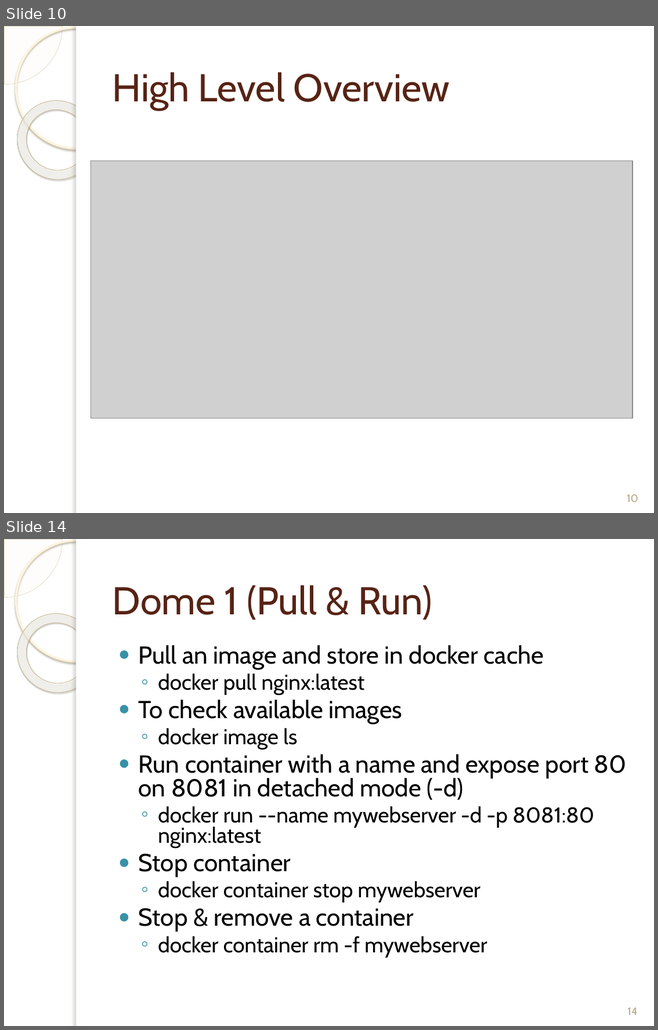
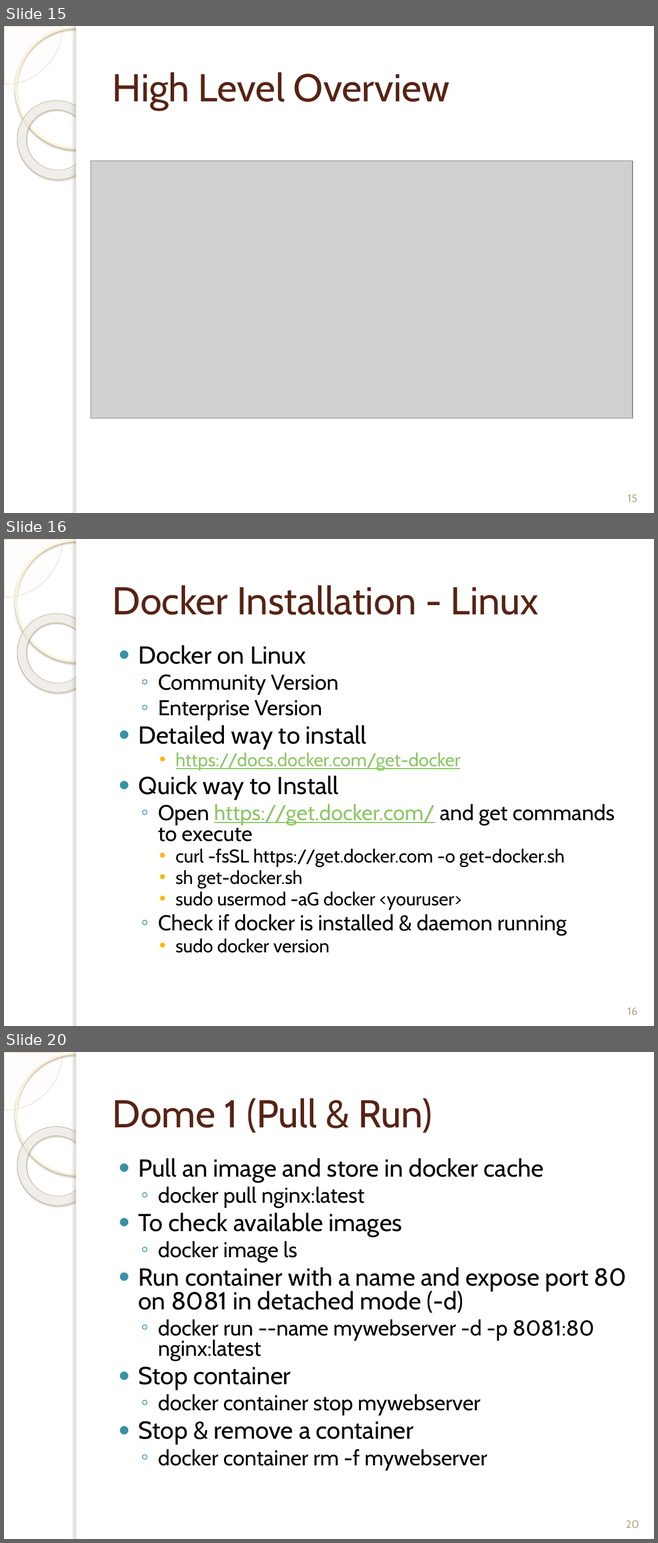
Before and after one commit to bilalshahzad139/first-step-towards-professional-career, a slide deck: Docker/Intro_to_Docker_Bilal_Shahzad.pptx. Shown one above the other, each under a label of ours: slides 10 and 14 before the commit, slides 15, 16 and 20 after it; the slides between them are not shown. The pictures are 658x1030 and 658x1543 pixels, drawn with LibreOffice and Linux fonts; fonts in the diff are those of the drawing; grey boxes stand for pictures; background and template pictures are left out. Boxes give left, top, right and bottom in pixels: in the first picture for what was removed or moved away, otherwise in the second. Text is boxed around its words. In the diff, an @@ line names an element or a change of style, - is before the commit and + after.

```diff
--- a/Docker/Intro_to_Docker_Bilal_Shahzad.pptx
+++ b/Docker/Intro_to_Docker_Bilal_Shahzad.pptx
@@ slide 16 added at box(4, 539, 654, 1026), background picture (left out); not listed: 5 template elements that a slide beside it also shows @@
@@ title added at box(112, 585, 539, 615), 43 pt, text #572314 @@
+Docker Installation - Linux
@@ text added at box(139, 645, 614, 953), 20.4 pt, text #000000 @@
+● Docker on Linux
+  ◦ Community Version
+  ◦ Enterprise Version
+● Detailed way to install
+    • https://docs.docker.com/get-docker
+● Quick way to Install
+  ◦ Open https://get.docker.com/ and get commands to execute
+    • curl -fsSL https://get.docker.com -o get-docker.sh
+    • sh get-docker.sh
+    • sudo usermod -aG docker <youruser>
+  ◦ Check if docker is installed & daemon running
+    • sudo docker version
@@ page number added at box(627, 1008, 637, 1015), 12 pt, text #B6A98A @@
+16
@@ what was slide 10 is now slide 15 @@
@@ page number at box(628, 495, 637, 502): text changed @@
-10
+15
@@ what was slide 14 is now slide 20 @@
@@ page number at box(625, 1521, 639, 1528): text changed @@
-14
+20
```
Also in this commit, not shown: 7 slides changed, 5 other slides added, 1 other file.
